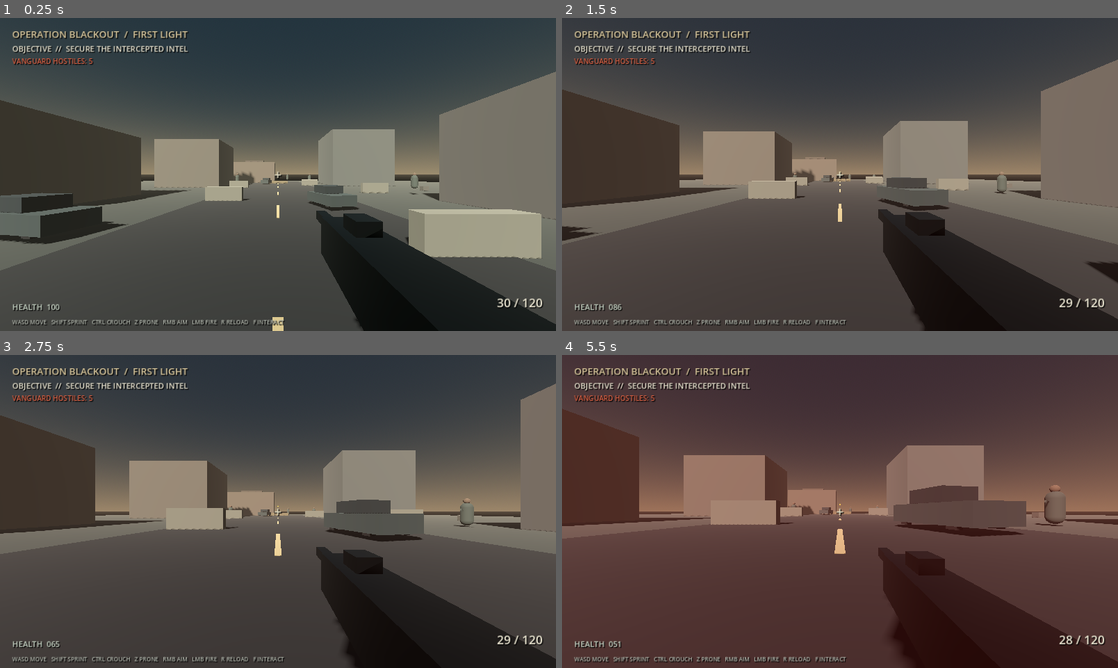
Above: before the commit, frames 1-4 (two rows, left to right).
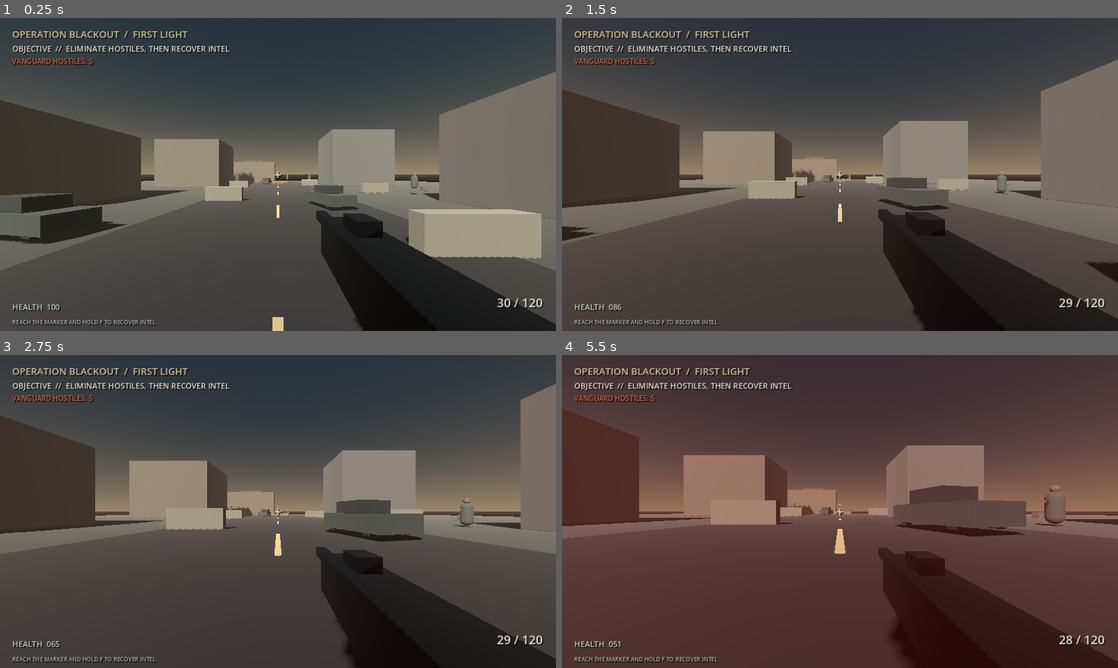
Above: after the commit, the same moments.

Repository: Liladizilla/operation-blackout
Game: Godot game, scene res://scenes/main.tscn
Two runs of this game, one before a commit and one after it. Both use one fixed random seed, a clock stepped at 60 frames per second and the inputs below.
Inputs (mouse positions are in pixels of both pictures, inside the frame that each line leads up to):
- Up to frame 1 (0.25 s): no input
- Up to frame 2 (1.5 s): tap Enter at 0.5 s; move the mouse to (867, 174) at 0.52 s; hold F (interact) 0.53-1.28 s; hold W (move_forward) from 0.53 s (still down); click (867, 174) at 0.67 s; tap Space (jump) at 0.77 s; move the mouse to (812, 174) at 1.27 s; tap Ctrl (crouch) at 1.35 s
- Up to frame 3 (2.75 s): keep holding W (move_forward); tap Space (jump) at 1.52 s; tap F (interact) at 1.55 s; move the mouse to (289, 505) at 2.02 s; hold F (interact) from 2.03 s (still down)
- Up to frame 4 (5.5 s): move the mouse to (834, 517) at 2.77 s; release F (interact) at 2.78 s; tap Z (prone) at 2.85 s; click (834, 517) at 2.92 s; tap Space (jump) at 3.02, 3.77, 4.52 s; tap F (interact) at 3.05, 3.8, 4.35 s; move the mouse to (878, 514) at 3.52 s; hold Shift (sprint) 3.53-4.28 s; tap Escape (pause) at 4.15 s; move the mouse to (673, 464) at 4.27 s; release W (move_forward) at 4.28 s; hold A (move_left) 4.28-5 s; click "RESUME" at 5 s

The runs differ from the first frame. In frame 1, 0.9% of the frame differs, in the area x 2-52%, y 8-99%; in frame 2, 0.9%; in frame 3, 0.9%; in frame 4, 1.0%.

Commit message:
Add hit confirmation and secure intel recovery flow

Diff:
--- a/scripts/enemy.gd
+++ b/scripts/enemy.gd
@@ -108,7 +108,7 @@
         if player.has_method("apply_damage"):
             player.apply_damage(7.0)
 
-func take_damage(amount: float, _hit_position: Vector3 = Vector3.ZERO) -> void:
+func take_damage(amount: float, _hit_position: Vector3 = Vector3.ZERO) -> bool:
     health -= amount
     var mat := StandardMaterial3D.new()
     mat.albedo_color = Color(0.55,0.12,0.08) if health > 0 else Color(0.08,0.09,0.08)
@@ -118,3 +118,5 @@
         if scene and scene.has_method("enemy_killed"):
             scene.enemy_killed(self)
         queue_free()
+        return true
+    return false
--- a/scripts/hud.gd
+++ b/scripts/hud.gd
@@ -12,12 +12,17 @@
 var owner_scene: Node
 var player_ref: Node
 var pause_panel: PanelContainer
+var hitmarker_timer := 0.0
 
 func initialize(scene: Node, player: Node) -> void:
     owner_scene = scene
     player_ref = player
     player.set("hud", self)
     _build()
+    set_ammo(int(player.get("ammo")), int(player.get("reserve")))
+    set_health(float(player.get("health")))
+    if scene.has_method("get_remaining_enemies"):
+        set_enemy_count(scene.get_remaining_enemies())
 
 func _build() -> void:
     root = Control.new()
@@ -36,7 +41,7 @@
     var top := _label("OPERATION BLACKOUT  /  FIRST LIGHT", 22, Color(0.85,0.78,0.61))
     top.position = Vector2(28,22)
     root.add_child(top)
-    objective_label = _label("OBJECTIVE  //  SECURE THE INTERCEPTED INTEL", 18, Color(0.92,0.90,0.82))
+    objective_label = _label("OBJECTIVE  //  ELIMINATE HOSTILES, THEN RECOVER INTEL", 18, Color(0.92,0.90,0.82))
     objective_label.position = Vector2(28,58)
     root.add_child(objective_label)
     enemy_label = _label("VANGUARD HOSTILES: 5", 16, Color(0.82,0.36,0.25))
@@ -85,6 +90,11 @@
     return label
 
 func _process(delta: float) -> void:
+    if hitmarker_timer > 0.0:
+        hitmarker_timer = maxf(0.0, hitmarker_timer - delta)
+        if hitmarker_timer == 0.0 and is_instance_valid(center_dot):
+            center_dot.text = "+"
+            center_dot.add_theme_color_override("font_color", Color(0.88,0.86,0.76))
     if hit_flash and hit_flash.color.a > 0:
         var c := hit_flash.color
         c.a = maxf(0.0, c.a - delta * 0.8)
@@ -100,6 +110,13 @@
             status_label.text = "REACH THE MARKER AND HOLD F TO RECOVER INTEL"
         else:
             status_label.text = "WASD MOVE   SHIFT SPRINT   CTRL CROUCH   Z PRONE   RMB AIM   LMB FIRE   R RELOAD   F INTERACT"
+
+func flash_hitmarker(killed: bool = false) -> void:
+    if not is_instance_valid(center_dot):
+        return
+    center_dot.text = "X" if killed else "+"
+    center_dot.add_theme_color_override("font_color", Color(0.95,0.30,0.18) if killed else Color(0.95,0.92,0.80))
+    hitmarker_timer = 0.18 if killed else 0.11
 
 func set_ammo(current: int, reserve: int) -> void:
     ammo_label.text = "%02d / %03d" % [current, reserve]
@@ -127,9 +144,13 @@
     c.a = 0.06
     muzzle_flash.color = c
 
+func hide_pause() -> void:
+    if is_instance_valid(pause_panel):
+        pause_panel.queue_free()
+    pause_panel = null
+
 func show_pause() -> void:
-    if pause_panel:
-        pause_panel.queue_free()
+    hide_pause()
     pause_panel = PanelContainer.new()
     pause_panel.set_anchors_and_offsets_preset(Control.PRESET_CENTER)
     pause_panel.offset_left = -180
@@ -145,7 +166,7 @@
     resume.pressed.connect(func():
         get_tree().paused = false
         Input.mouse_mode = Input.MOUSE_MODE_CAPTURED
-        pause_panel.queue_free()
+        hide_pause()
     )
     box.add_child(resume)
     var quit := Button.new()
--- a/scripts/objective.gd
+++ b/scripts/objective.gd
@@ -3,9 +3,13 @@
 var player_inside := false
 var progress := 0.0
 var completed := false
+var area: Area3D
 
 func _ready() -> void:
-    var area := Area3D.new()
+    area = Area3D.new()
+    area.name = "IntelInteractionArea"
+    area.collision_layer = 0
+    area.collision_mask = 1
     var shape_node := CollisionShape3D.new()
     var shape := SphereShape3D.new()
     shape.radius = 2.0
@@ -18,10 +22,22 @@
 func _process(delta: float) -> void:
     if completed:
         return
-    if player_inside and Input.is_action_pressed("interact"):
+    if not player_inside:
+        progress = 0.0
+        return
+    var scene := get_tree().current_scene
+    if scene and scene.has_method("get_remaining_enemies") and scene.get_remaining_enemies() > 0:
+        progress = 0.0
+        _set_status("ELIMINATE ALL HOSTILES BEFORE RECOVERING INTEL")
+        return
+    if Input.is_action_pressed("interact"):
         progress += delta
+        _set_status("RECOVERING INTEL  %d%%" % int(minf(progress / 2.0, 1.0) * 100.0))
         if progress >= 2.0:
             _complete()
+    else:
+        progress = 0.0
+        _set_status("HOLD F TO RECOVER INTEL")
 
 func _on_enter(body: Node3D) -> void:
     if body.name == "Player":
@@ -30,15 +46,27 @@
 func _on_exit(body: Node3D) -> void:
     if body.name == "Player":
         player_inside = false
+        progress = 0.0
 
 func interact(_player: Node) -> void:
-    if completed:
-        return
-    progress += 0.5
-    if progress >= 2.0:
-        _complete()
+    # Kept as an interaction hook for future controller/input variants.
+    if not completed and player_inside and _all_hostiles_down():
+        progress = minf(2.0, progress + 0.5)
+        if progress >= 2.0:
+            _complete()
+
+func _all_hostiles_down() -> bool:
+    var scene := get_tree().current_scene
+    return not scene or not scene.has_method("get_remaining_enemies") or scene.get_remaining_enemies() == 0
+
+func _set_status(message: String) -> void:
+    var scene := get_tree().current_scene
+    if scene and "hud" in scene and is_instance_valid(scene.hud) and scene.hud.has_method("set_status"):
+        scene.hud.set_status(message)
 
 func _complete() -> void:
+    if completed or not _all_hostiles_down():
+        return
     completed = true
     var scene := get_tree().current_scene
     if scene and scene.has_method("objective_complete"):
